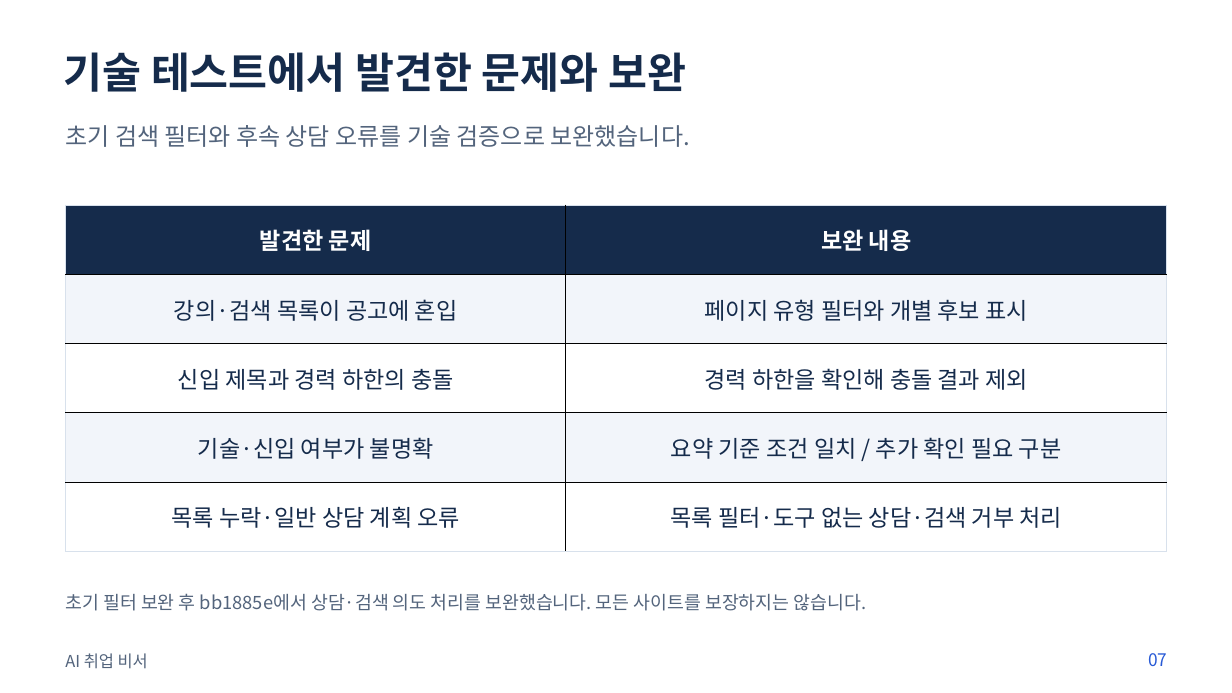
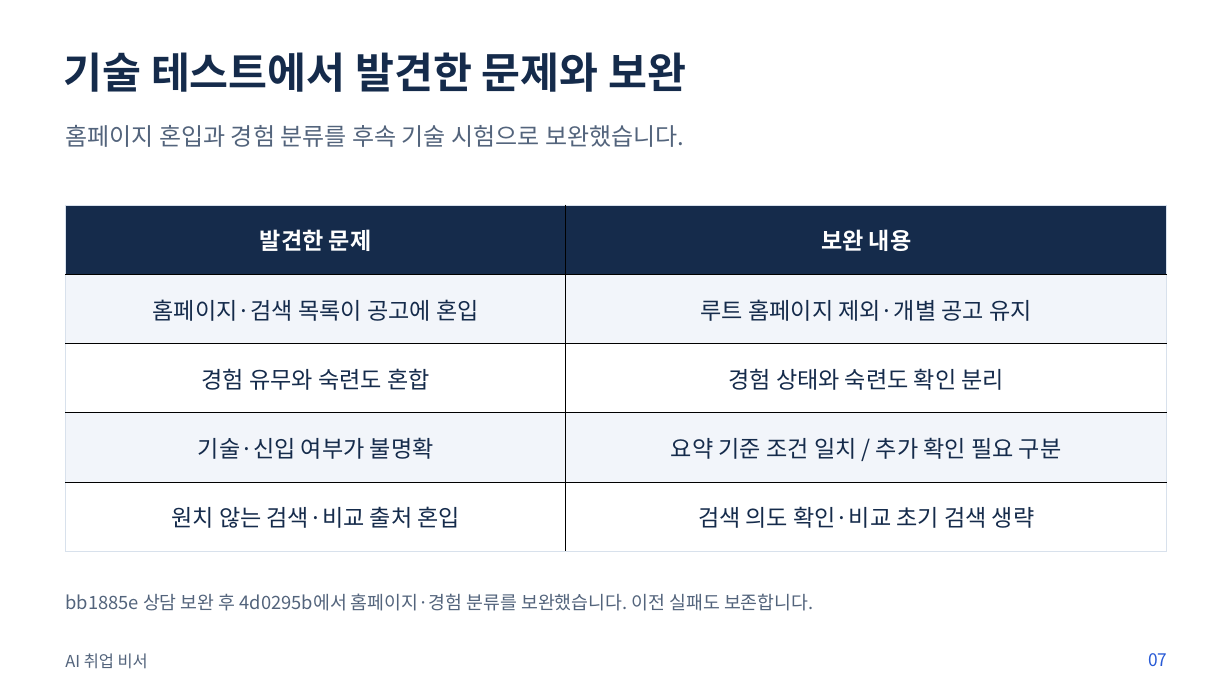
Before and after one commit to SonJH0/aisupport, a slide deck: slide 7 of docs/presentation/presentation.pptx. Drawn at 1232x693 pixels with LibreOffice and Linux fonts; fonts in the diff are those of the drawing. Boxes give left, top, right and bottom in pixels: in the first picture for what was removed or moved away, otherwise in the second. Text is boxed around its words. In the diff, an @@ line names an element or a change of style, - is before the commit and + after.

```diff
--- a/docs/presentation/presentation.pptx
+++ b/docs/presentation/presentation.pptx
@@ text at <box>65,125,684,147</box>: text changed @@
-초기 검색 필터와 후속 상담 오류를 기술 검증으로 보완했습니다.
+홈페이지 혼입과 경험 분류를 후속 기술 시험으로 보완했습니다.
@@ table at <box>66,205,1167,552</box> @@
-row 2, column 1: 강의·검색 목록이 공고에 혼입
+row 2, column 1: 홈페이지·검색 목록이 공고에 혼입
-row 2, column 2: 페이지 유형 필터와 개별 후보 표시
+row 2, column 2: 루트 홈페이지 제외·개별 공고 유지
-row 3, column 1: 신입 제목과 경력 하한의 충돌
+row 3, column 1: 경험 유무와 숙련도 혼합
-row 3, column 2: 경력 하한을 확인해 충돌 결과 제외
+row 3, column 2: 경험 상태와 숙련도 확인 분리
-row 5, column 1: 목록 누락·일반 상담 계획 오류
+row 5, column 1: 원치 않는 검색·비교 출처 혼입
-row 5, column 2: 목록 필터·도구 없는 상담·검색 거부 처리
+row 5, column 2: 검색 의도 확인·비교 초기 검색 생략
@@ text at <box>65,593,813,611</box>: text changed @@
-초기 필터 보완 후 bb1885e에서 상담·검색 의도 처리를 보완했습니다. 모든 사이트를 보장하지는 않습니다.
+bb1885e 상담 보완 후 4d0295b에서 홈페이지·경험 분류를 보완했습니다. 이전 실패도 보존합니다.
```
Also in this commit, not shown: 4 other slides changed, 24 other files.
